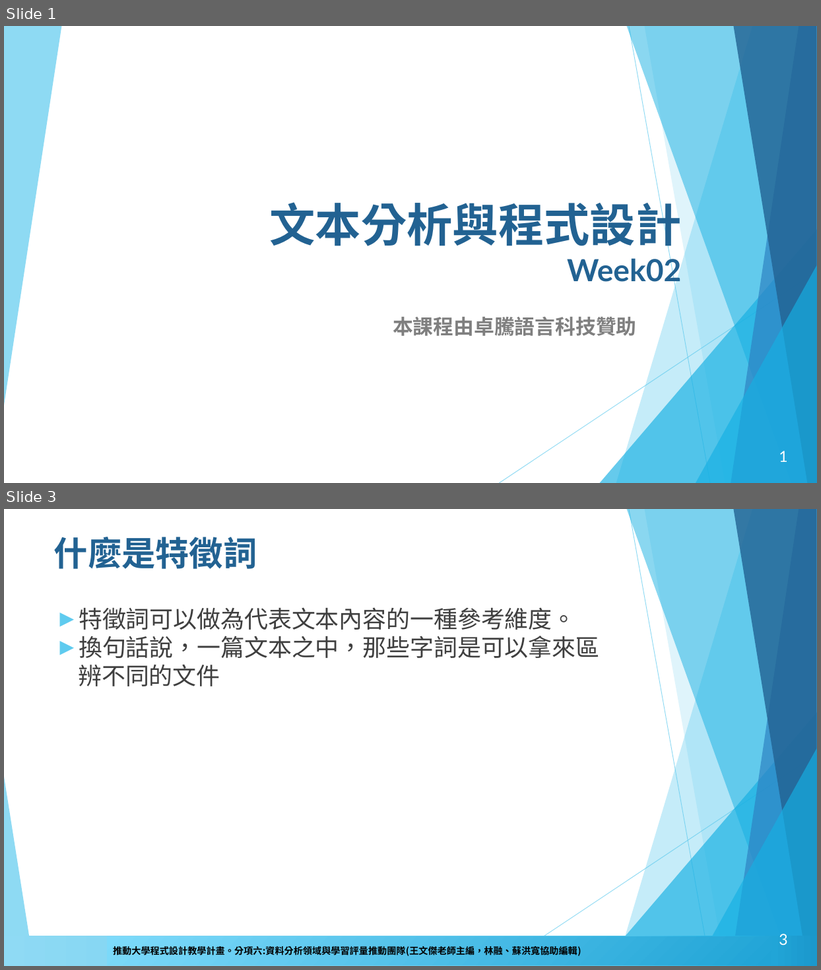
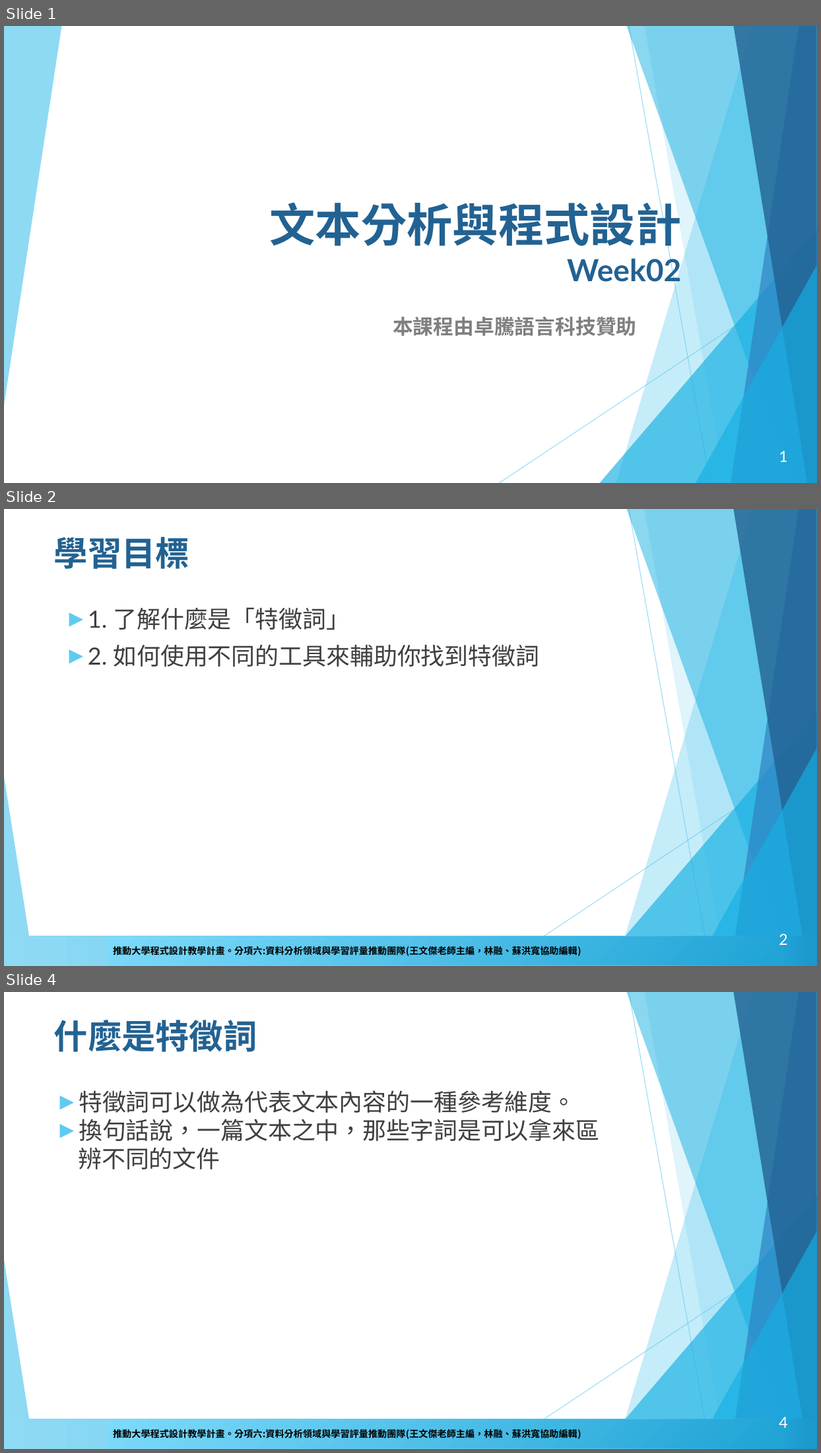
Before and after one commit to howardsukuan/textual-data-analysis-python, a slide deck: week02/文本分析與程式設計Week02.pptx. Shown one above the other, each under a label of ours: slides 1 and 3 before the commit, slides 1, 2 and 4 after it; the slides between them are not shown. The pictures are 821x970 and 821x1453 pixels, drawn with LibreOffice and Linux fonts; fonts in the diff are those of the drawing; background and template pictures are left out. Boxes give left, top, right and bottom in pixels: in the first picture for what was removed or moved away, otherwise in the second. Text is boxed around its words. In the diff, an @@ line names an element or a change of style, - is before the commit and + after.

```diff
--- a/week02/文本分析與程式設計Week02.pptx
+++ b/week02/文本分析與程式設計Week02.pptx
@@ slide 2 added at bbox=[4, 509, 817, 966], background #FFFFFF; not listed: 13 template elements that a slide beside it also shows @@
@@ title added at bbox=[54, 537, 189, 569], 40 pt, text #226292, bold @@
+學習目標
@@ text added at bbox=[88, 607, 539, 667], 28 pt, text #3F3F3F @@
+► 1. 了解什麼是「特徵詞」
+► 2. 如何使用不同的工具來輔助你找到特徵詞
@@ page number added at bbox=[779, 934, 787, 945], 18 pt, text #FFFFFF @@
+2
@@ what was slide 3 is now slide 4 @@
@@ page number at bbox=[779, 1417, 787, 1428]: text changed @@
-3
+4
```
Also in this commit, not shown: 5 slides changed, 7 other slides added, 1 other file.
